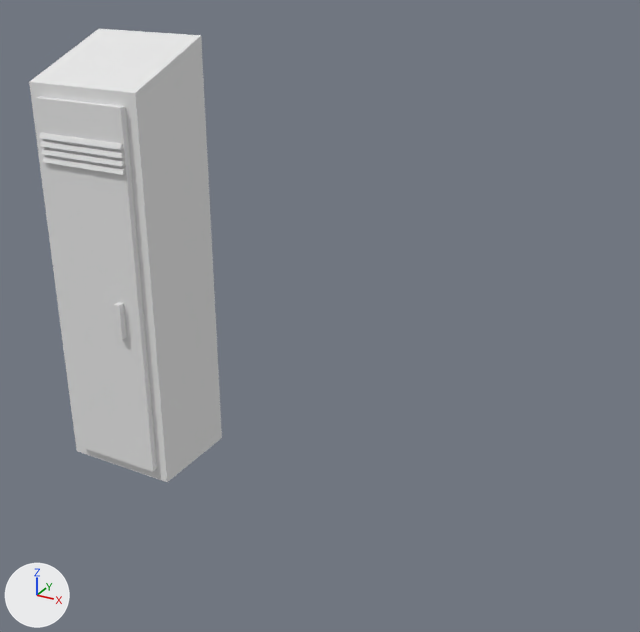
Before and after pictures for a commit that changed the OBJ model TeenageSimulator/Assets/Models/Locker.obj.
One viewpoint serves both versions: a 50 mm lens placed at (9.23, -10.28, 7.48), pointed at (3.45, 0.22, 2.23). The axes (+X, +Y, +Z) are drawn at lower left. The lights are the same throughout. Where no turn or scale is listed for an object, it has been applied to the vertices.
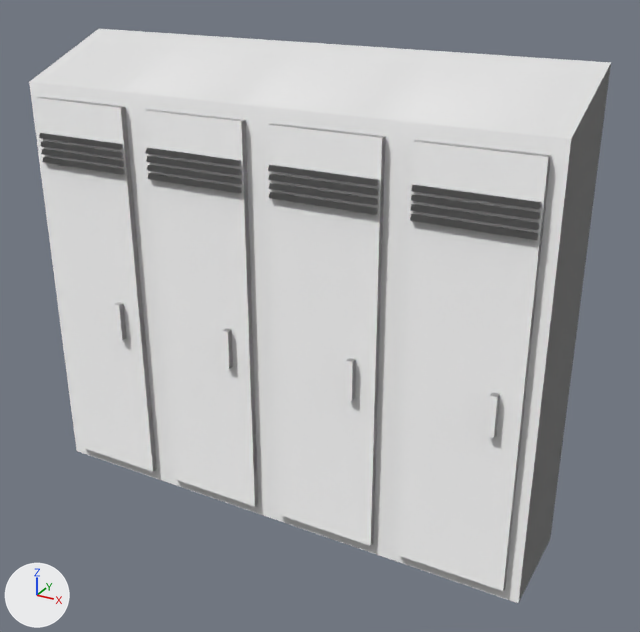
Boxes [x1, y1, x2, y2] around the edits, measured in the pictures (640 x 632 px):
'Cube', reshaped (201% wider, 27% taller): before [29, 29, 222, 482]; after [29, 29, 611, 603]
part 1 of me_cube, built on: after [135, 35, 611, 603]

The change in detail:
me_cube is used by ob_cube; location (0.0, 0.0, 0.0).
me_cube had 124 vertices, 91 faces and spanned x -1.0..1.0, y -0.8..1.0, z -1.0..5.99.
me_cube now has 464 vertices, 321 faces and spans x -1.0..7.0, y -0.8..1.0, z -1.0..5.99.
me_cube part 1: 2 vertices removed from x 0.51..0.63, y 1.0, z -1.0; 342 vertices added at x 1.2..7.0, y -0.8..1.0, z -1.0..5.99.
me_cube part 2: the surface is now shaded smooth.
